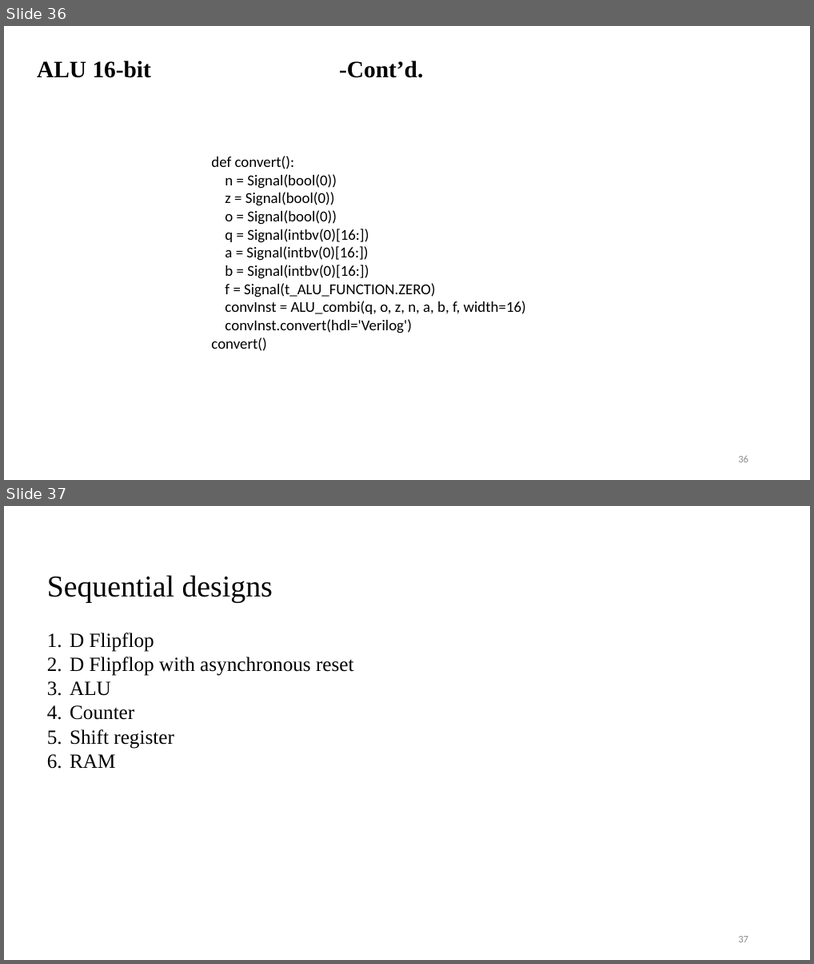
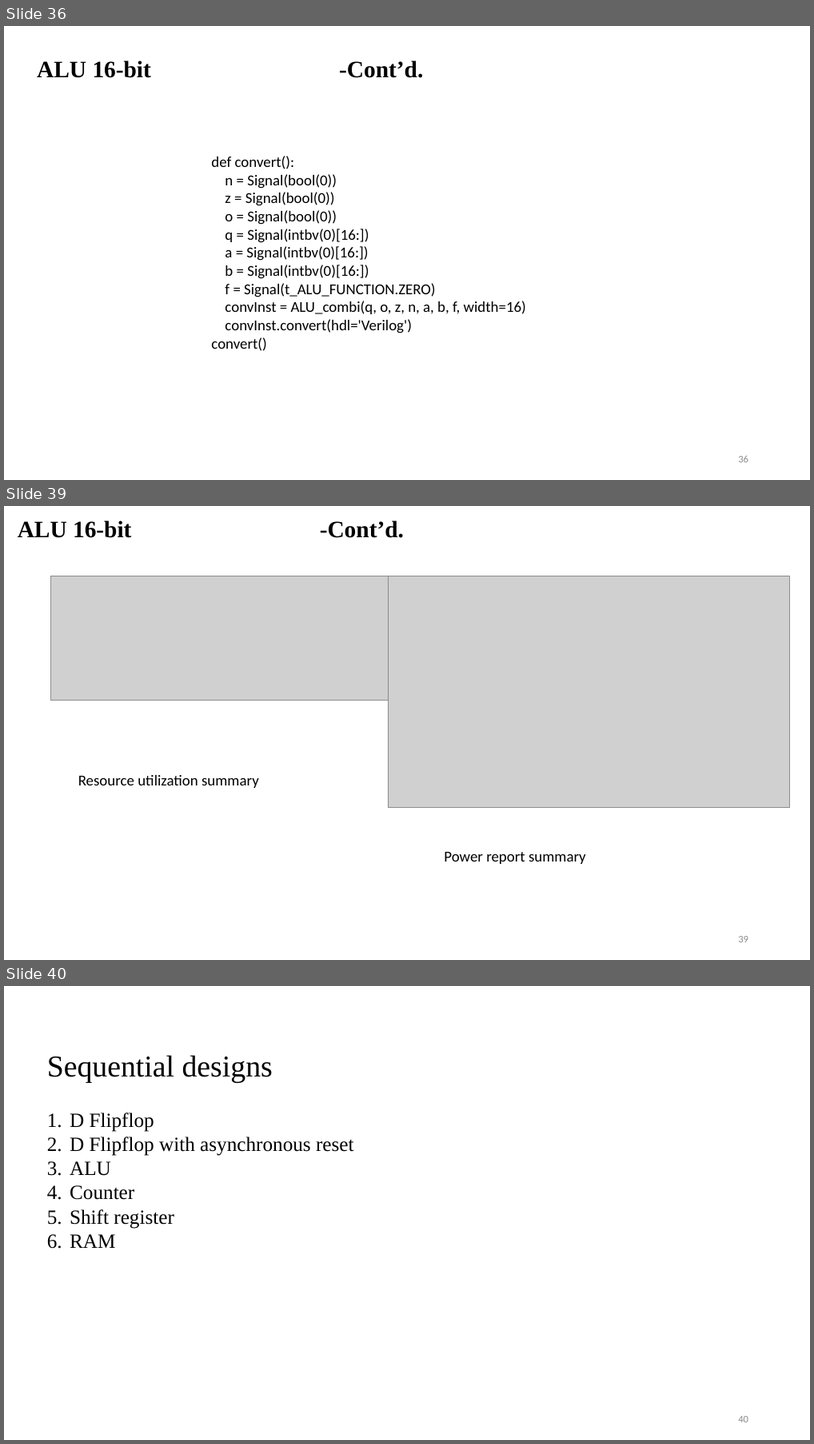
Before and after one commit to visionvlsi/Proj_HLS_phase1, a slide deck: hls_phase1.pptx. Shown one above the other, each under a label of ours: slides 36 and 37 before the commit, slides 36, 39 and 40 after it; the slides between them are not shown. The pictures are 814x964 and 814x1444 pixels, drawn with LibreOffice and Linux fonts; fonts in the diff are those of the drawing; grey boxes stand for pictures. Boxes give left, top, right and bottom in pixels: in the first picture for what was removed or moved away, otherwise in the second. Text is boxed around its words. In the diff, an @@ line names an element or a change of style, - is before the commit and + after.

```diff
--- a/hls_phase1.pptx
+++ b/hls_phase1.pptx
@@ slide 39 added at <box>4,506,810,960</box>, background #FFFFFF @@
@@ text added at <box>18,520,404,538</box>, 28 pt, text #000000, bold @@
+ALU 16-bit -Cont’d.
@@ picture added at <box>50,576,388,700</box> @@
@@ picture added at <box>388,576,790,808</box> @@
@@ text added at <box>78,775,259,788</box>, 18 pt, text #000000 @@
+Resource utilization summary
@@ text added at <box>444,852,586,864</box>, 18 pt, text #000000 @@
+Power report summary
@@ page number added at <box>738,936,749,942</box>, 12 pt, text #8C8C8C @@
+39
@@ what was slide 37 is now slide 40 @@
@@ page number at <box>738,1416,749,1422</box>: text changed @@
-37
+40
```
Also in this commit, not shown: 2 other slides added, 50 other files.
